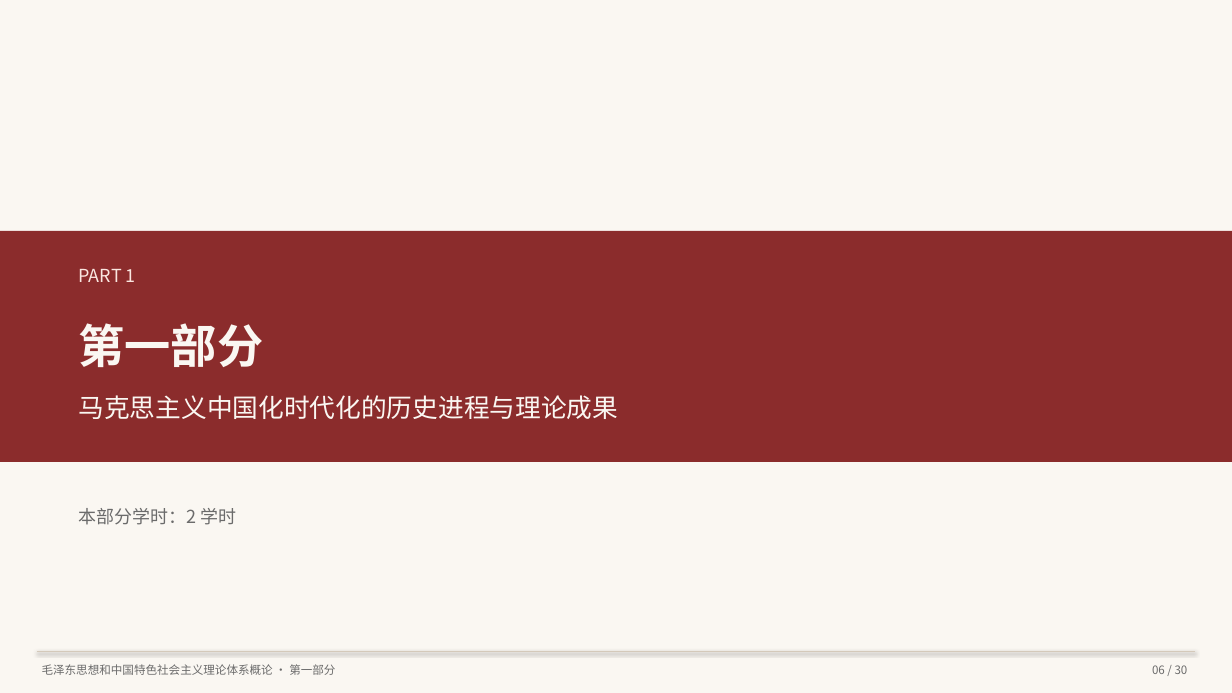
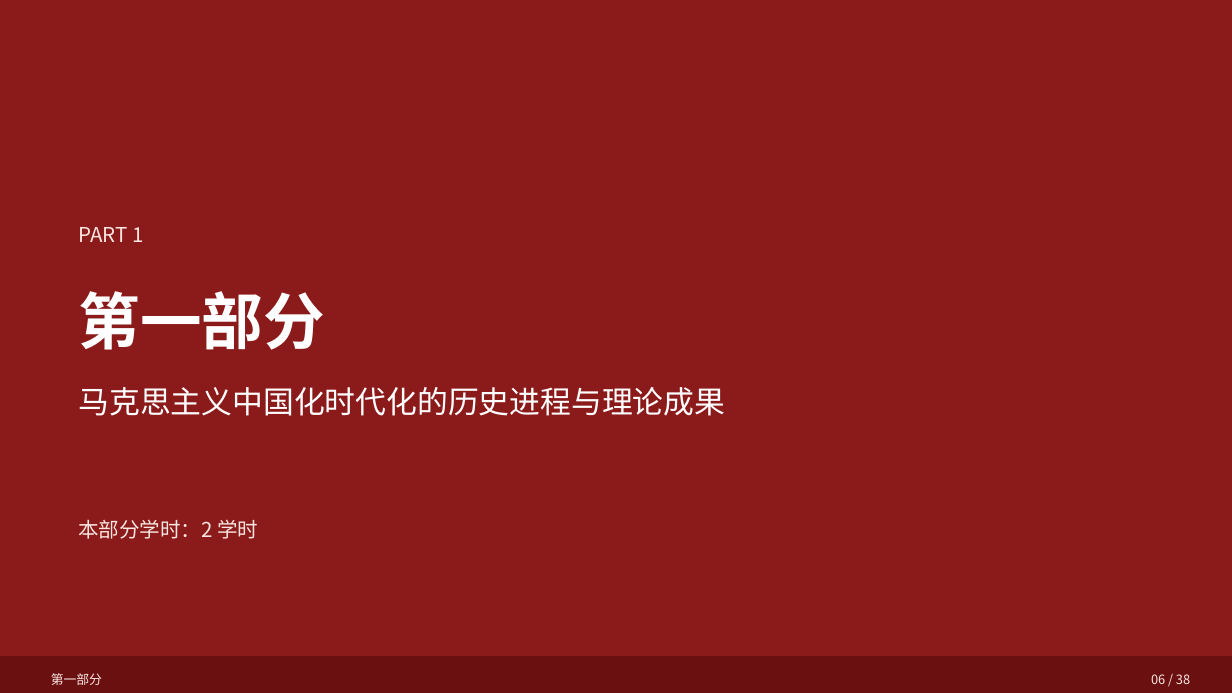
Before and after one commit to hsy358/obsidian-vault, a slide deck: slide 6 of 03-资源/PPT/毛泽东思想和中国特色社会主义理论体系概论 教学大纲概览.pptx. Drawn at 1232x693 pixels with LibreOffice and Linux fonts; fonts in the diff are those of the drawing. Boxes give left, top, right and bottom in pixels: in the first picture for what was removed or moved away, otherwise in the second. Text is boxed around its words. In the diff, an @@ line names an element or a change of style, - is before the commit and + after.

```diff
--- a/03-资源/PPT/毛泽东思想和中国特色社会主义理论体系概论 教学大纲概览.pptx
+++ b/03-资源/PPT/毛泽东思想和中国特色社会主义理论体系概论 教学大纲概览.pptx
@@ rectangle: place and size @@
-rectangle at box(0, 231, 1232, 462)
+rectangle at box(0, 0, 1232, 693)
@@ rectangle at box(0, 0, 1232, 693): fill #8B2C2C to #8B1A1A @@
@@ rectangle removed at box(0, 0, 1232, 693) @@
@@ text "PART 1": place and size @@
-text "PART 1" at box(79, 269, 136, 282)
+text "PART 1" at box(79, 227, 143, 242)
@@ text "PART 1" at box(79, 227, 143, 242): size 14 to 16 pt; line spacing 1.2 to 1.3 @@
@@ text "第一部分": place and size @@
-text "第一部分" at box(79, 323, 264, 367)
+text "第一部分" at box(79, 291, 325, 350)
@@ text "第一部分" at box(79, 291, 325, 350): size 36 to 48 pt, text colour #FAF7F2 to #FFFFFF; line spacing 1.2 to 1.3 @@
@@ text "马克思主义中国化时代化的历史进程与理论成果": place and size @@
-text "马克思主义中国化时代化的历史进程与理论成果" at box(79, 395, 619, 419)
+text "马克思主义中国化时代化的历史进程与理论成果" at box(79, 387, 726, 416)
@@ text "马克思主义中国化时代化的历史进程与理论成果" at box(79, 387, 726, 416): size 20 to 24 pt, text colour #FAF7F2 to #FFFFFF; line spacing 1.2 to 1.3 @@
@@ text "本部分学时：2 学时": place and size @@
-text "本部分学时：2 学时" at box(79, 508, 237, 525)
+text "本部分学时：2 学时" at box(79, 519, 258, 539)
@@ text "本部分学时：2 学时" at box(79, 519, 258, 539): size 14 to 16 pt, text colour #6B6B6B to #FAE6E0; line spacing 1.2 to 1.3 @@
@@ rectangle added at box(0, 656, 1232, 693), fill #6B1010 @@
@@ line removed from (37, 652) to (1195, 652) @@
@@ text at box(51, 673, 102, 685): text changed; size 9 to 10 pt; text colour #6B6B6B to #FAE6E0 @@
-毛泽东思想和中国特色社会主义理论体系概论 · 第一部分
+第一部分
@@ text at box(1151, 674, 1190, 684): text changed; size 9 to 10 pt; text colour #6B6B6B to #FAE6E0 @@
-06 / 30
+06 / 38
```
Also in this commit, not shown: 27 other slides changed, 10 slides added, 2 slides removed.
